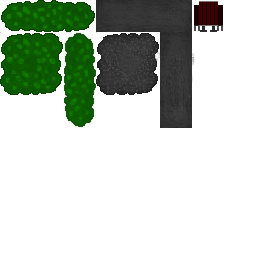
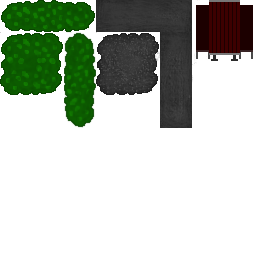
Before/after of a 256x256 layered artwork. What changed in the layer stack:
added layer "Eingefügte Ebene" above "Hintergrund" over left=194, top=0, right=253, bottom=64
painted on "Hintergrund" over left=192, top=0, right=223, bottom=66
